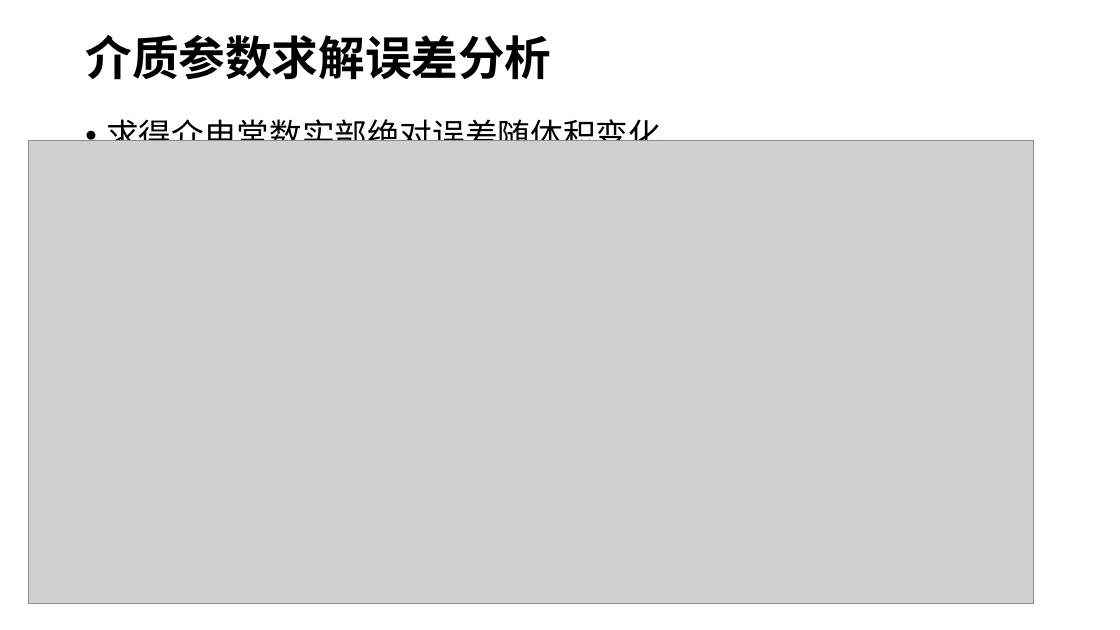
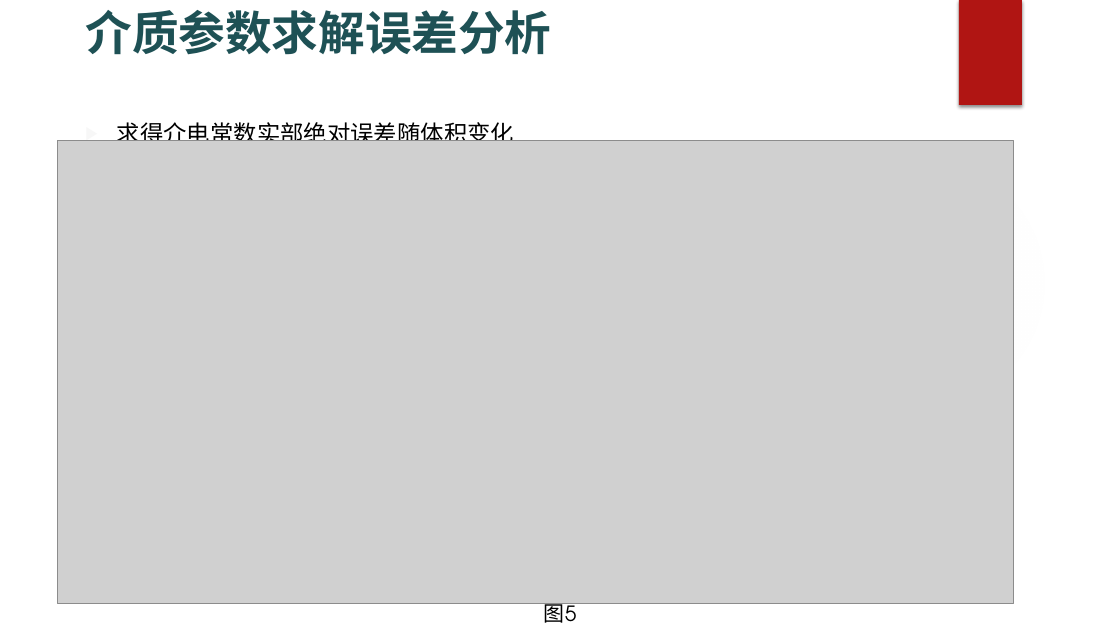
Before and after one commit to ddomax/presentation, a slide deck: slide 12 of 微波谐振腔.pptx. Drawn at 1120x630 pixels with LibreOffice and Linux fonts; fonts in the diff are those of the drawing; grey boxes stand for pictures; background and template pictures are left out. Boxes give left, top, right and bottom in pixels: in the first picture for what was removed or moved away, otherwise in the second. Text is boxed around its words. In the diff, an @@ line names an element or a change of style, - is before the commit and + after.

```diff
--- a/微波谐振腔.pptx
+++ b/微波谐振腔.pptx
@@ title "介质参数求解误差分析" at [85,10,551,55]: text colour #000000 to #1E5155; line spacing 0.9 to 1; vertical alignment middle to top @@
@@ rectangle added at [959,0,1022,105], fill #B01513 @@
@@ text "求得介电常数实部绝对误差随体积变化" at [117,119,514,141]: size 28 to 20 pt, font Noto Sans CJK SC to TeX Gyre Adventor; bullet • to ▶; line spacing 0.9 to 1 @@
@@ picture: place and size @@
-picture at [29,140,1034,603]
+picture at [57,140,1014,603]
@@ ellipse added at [791,154,1049,413], fill gradient #F3F3F3 @@
@@ text added at [544,603,577,626], 18 pt, text #000000 @@
+图5
```
Also in this commit, not shown: 15 other slides changed, 1 slide added, 2 slides removed.
